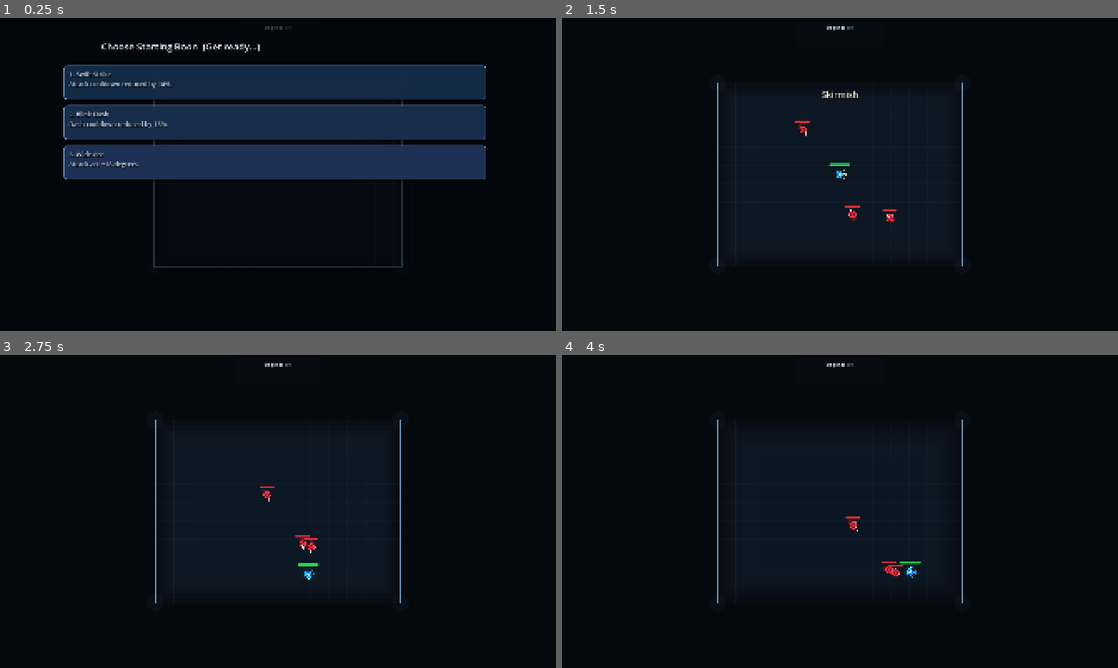
Above: before the commit, frames 1-4 (two rows, left to right).
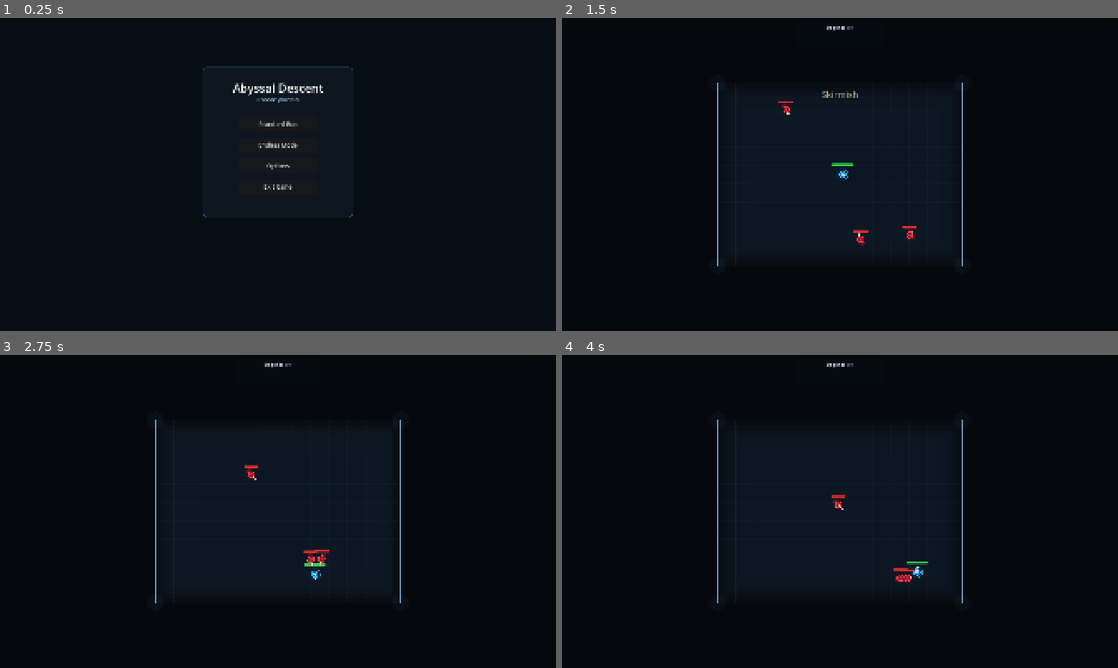
Above: after the commit, the same moments.

Repository: Excellund/AbyssalDescent
Game: Godot game, scene res://scenes/Menu.tscn
Same seed, same stepped clock (60 frames per second), same inputs: the game is played once before the commit and once after it. Before the commit the project starts from res://scenes/Main.tscn. Sound files missing from this copy of the repository are replaced by a short silence.
Inputs (mouse positions are in pixels of both pictures, inside the frame that each line leads up to):
- Up to frame 1 (0.25 s): no input
- Up to frame 2 (1.5 s): click (840, 124) at 0.5 s, where only the run after the commit has a clickable "Standard Run"; tap A (move_left) at 1.25 s; move the mouse to (962, 158) at 1.27 s; hold D (move_right) from 1.28 s (still down); click (962, 158) at 1.35 s
- Up to frame 3 (2.75 s): move the mouse to (166, 527) at 2.02 s; release D (move_right) at 2.03 s; hold S (move_down) from 2.03 s (still down); tap Space (dash) at 2.1 s
- Up to frame 4 (4 s): move the mouse to (895, 442) at 2.77 s; release S (move_down) at 2.78 s; hold D (move_right) 2.78-3.53 s; tap E (interact) at 2.85 s; move the mouse to (812, 574) at 3.52 s; hold W (move_up) from 3.53 s (still down); click (812, 574) at 3.6 s

The runs differ from the first frame. In frame 1, 26% of the frame differs, in the area x 11-88%, y 2-80%; in frame 2, 0.5%; in frame 3, 0.4%; in frame 4, 0.4%.

Commit message:
Add main menu, run context & endless scaling

Diff:
--- a/project.godot
+++ b/project.godot
@@ -11,9 +11,13 @@
 [application]
 
 config/name="Godot2026"
-run/main_scene="uid://duxot7tpxkfg6"
+run/main_scene="res://scenes/Menu.tscn"
 config/features=PackedStringArray("4.6", "GL Compatibility")
 config/icon="res://icon.svg"
+
+[autoload]
+
+RunContext="*res://scripts/run_context.gd"
 
 [display]
 
@@ -59,6 +63,11 @@
 "events": [Object(InputEventKey,"resource_local_to_scene":false,"resource_name":"","device":-1,"window_id":0,"alt_press …(192 unchanged characters)…
 ]
 }
+ui_cancel={
+"deadzone": 0.2,
+"events": [Object(InputEventKey,"resource_local_to_scene":false,"resource_name":"","device":-1,"window_id":0,"alt_pressed":false,"shift_pressed":false,"ctrl_pressed":false,"meta_pressed":false,"pressed":false,"keycode":4194305,"physical_keycode":4194305,"key_label":4194305,"unicode":0,"location":0,"echo":false,"script":null)
+]
+}
 
 [physics]
 
--- /dev/null
+++ b/scenes/Menu.tscn
@@ -0,0 +1,12 @@
+[gd_scene format=3]
+
+[ext_resource type="Script" path="res://scripts/menu_controller.gd" id="1_oqx0u"]
+
+[node name="Menu" type="Control"]
+layout_mode = 3
+anchors_preset = 15
+anchor_right = 1.0
+anchor_bottom = 1.0
+grow_horizontal = 2
+grow_vertical = 2
+script = ExtResource("1_oqx0u")
--- a/scripts/enemy_spawner.gd
+++ b/scripts/enemy_spawner.gd
@@ -77,6 +77,12 @@
 	if current_room_enemy_mutator.is_empty():
 		return
 	var is_affected: bool = false
+	var enemy_health_mult := float(current_room_enemy_mutator.get("enemy_health_mult", 1.0))
+	if not is_equal_approx(enemy_health_mult, 1.0):
+		if enemy.get("max_health") != null:
+			var base_max_health := int(enemy.get("max_health"))
+			enemy.set("max_health", maxi(1, int(round(float(base_max_health) * enemy_health_mult))))
+		is_affected = true
 
 	if enemy_script == scripts.get("chaser"):
 		var chaser_damage_mult := float(current_room_enemy_mutator.get("chaser_damage_mult", 1.0))
--- /dev/null
+++ b/scripts/menu_controller.gd
@@ -0,0 +1,243 @@
+extends Control
+
+const GAMEPLAY_SCENE_PATH := "res://scenes/Main.tscn"
+const RUN_CONTEXT_PATH := "/root/RunContext"
+const MENU_MUSIC := preload("res://music/msx1.mp3")
+
+var root_panel: Panel
+var options_panel: Panel
+var master_slider: HSlider
+var music_slider: HSlider
+var master_value_label: Label
+var music_value_label: Label
+var menu_music_player: AudioStreamPlayer
+
+func _ready() -> void:
+	set_anchors_preset(Control.PRESET_FULL_RECT)
+	mouse_filter = Control.MOUSE_FILTER_IGNORE
+	Input.set_mouse_mode(Input.MOUSE_MODE_VISIBLE)
+	_build_ui()
+	_sync_options_from_context()
+	_start_menu_music()
+
+func _exit_tree() -> void:
+	if menu_music_player != null and menu_music_player.playing:
+		menu_music_player.stop()
+
+func _unhandled_input(event: InputEvent) -> void:
+	if event.is_action_pressed("ui_cancel") and options_panel != null and options_panel.visible:
+		options_panel.visible = false
+		get_viewport().set_input_as_handled()
+
+func _build_ui() -> void:
+	var backdrop := ColorRect.new()
+	backdrop.set_anchors_preset(Control.PRESET_FULL_RECT)
+	backdrop.color = Color(0.03, 0.05, 0.08, 1.0)
+	add_child(backdrop)
+
+	root_panel = Panel.new()
+	root_panel.custom_minimum_size = Vector2(520.0, 520.0)
+	root_panel.position = Vector2(700.0, 170.0)
+	var panel_style := StyleBoxFlat.new()
+	panel_style.bg_color = Color(0.06, 0.09, 0.13, 0.92)
+	panel_style.border_color = Color(0.34, 0.56, 0.84, 0.76)
+	panel_style.set_border_width_all(2)
+	panel_style.set_corner_radius_all(14)
+	root_panel.add_theme_stylebox_override("panel", panel_style)
+	add_child(root_panel)
+
+	var title := Label.new()
+	title.text = "Abyssal Descent"
+	title.position = Vector2(0.0, 44.0)
+	title.custom_minimum_size = Vector2(520.0, 46.0)
+	title.horizontal_alignment = HORIZONTAL_ALIGNMENT_CENTER
+	title.add_theme_font_size_override("font_size", 40)
+	title.add_theme_color_override("font_color", Color(0.95, 0.98, 1.0, 0.98))
+	title.add_theme_color_override("font_shadow_color", Color(0.0, 0.0, 0.0, 0.8))
+	title.add_theme_constant_override("shadow_offset_x", 2)
+	title.add_theme_constant_override("shadow_offset_y", 2)
+	root_panel.add_child(title)
+
+	var subtitle := Label.new()
+	subtitle.text = "Choose your run"
+	subtitle.position = Vector2(0.0, 98.0)
+	subtitle.custom_minimum_size = Vector2(520.0, 24.0)
+	subtitle.horizontal_alignment = HORIZONTAL_ALIGNMENT_CENTER
+	subtitle.add_theme_font_size_override("font_size", 18)
+	subtitle.add_theme_color_override("font_color", Color(0.7, 0.84, 1.0, 0.9))
+	root_panel.add_child(subtitle)
+
+	var standard_button := _make_menu_button("Standard Run", Vector2(120.0, 170.0))
+	standard_button.pressed.connect(_on_standard_pressed)
+	root_panel.add_child(standard_button)
+
+	var endless_button := _make_menu_button("Endless Mode", Vector2(120.0, 242.0))
+	endless_button.pressed.connect(_on_endless_pressed)
+	root_panel.add_child(endless_button)
+
+	var options_button := _make_menu_button("Options", Vector2(120.0, 314.0))
+	options_button.pressed.connect(_on_options_pressed)
+	root_panel.add_child(options_button)
+
+	var exit_button := _make_menu_button("Exit Game", Vector2(120.0, 386.0))
+	exit_button.pressed.connect(_on_exit_pressed)
+	root_panel.add_child(exit_button)
+
+	options_panel = _build_options_panel()
+	options_panel.visible = false
+	add_child(options_panel)
+
+func _make_menu_button(text: String, pos: Vector2) -> Button:
+	var button := Button.new()
+	button.text = text
+	button.position = pos
+	button.custom_minimum_size = Vector2(280.0, 52.0)
+	button.add_theme_font_size_override("font_size", 20)
+	return button
+
+func _build_options_panel() -> Panel:
+	var panel := Panel.new()
+	panel.custom_minimum_size = Vector2(620.0, 300.0)
+	panel.position = Vector2(650.0, 380.0)
+	var style := StyleBoxFlat.new()
+	style.bg_color = Color(0.04, 0.06, 0.1, 0.95)
+	style.border_color = Color(0.44, 0.7, 0.96, 0.74)
+	style.set_border_width_all(2)
+	style.set_corner_radius_all(12)
+	panel.add_theme_stylebox_override("panel", style)
+
+	var title := Label.new()
+	title.text = "Options"
+	title.position = Vector2(0.0, 16.0)
+	title.custom_minimum_size = Vector2(620.0, 32.0)
+	title.horizontal_alignment = HORIZONTAL_ALIGNMENT_CENTER
+	title.add_theme_font_size_override("font_size", 30)
+	title.add_theme_color_override("font_color", Color(0.95, 0.98, 1.0, 0.98))
+	panel.add_child(title)
+
+	var master_label := Label.new()
+	master_label.text = "Master Volume"
+	master_label.position = Vector2(42.0, 84.0)
+	master_label.custom_minimum_size = Vector2(260.0, 24.0)
+	master_label.add_theme_font_size_override("font_size", 18)
+	panel.add_child(master_label)
+
+	master_slider = HSlider.new()
+	master_slider.position = Vector2(42.0, 112.0)
+	master_slider.custom_minimum_size = Vector2(450.0, 24.0)
+	master_slider.min_value = -40.0
+	master_slider.max_value = 6.0
+	master_slider.step = 1.0
+	master_slider.value_changed.connect(_on_master_volume_changed)
+	panel.add_child(master_slider)
+
+	master_value_label = Label.new()
+	master_value_label.position = Vector2(510.0, 108.0)
+	master_value_label.custom_minimum_size = Vector2(90.0, 24.0)
+	master_value_label.horizontal_alignment = HORIZONTAL_ALIGNMENT_RIGHT
+	panel.add_child(master_value_label)
+
+	var music_label := Label.new()
+	music_label.text = "Music Volume"
+	music_label.position = Vector2(42.0, 164.0)
+	music_label.custom_minimum_size = Vector2(260.0, 24.0)
+	music_label.add_theme_font_size_override("font_size", 18)
+	panel.add_child(music_label)
+
+	music_slider = HSlider.new()
+	music_slider.position = Vector2(42.0, 192.0)
+	music_slider.custom_minimum_size = Vector2(450.0, 24.0)
+	music_slider.min_value = -60.0
+	music_slider.max_value = -6.0
+	music_slider.step = 1.0
+	music_slider.value_changed.connect(_on_music_volume_changed)
+	panel.add_child(music_slider)
+
+	music_value_label = Label.new()
+	music_value_label.position = Vector2(510.0, 188.0)
+	music_value_label.custom_minimum_size = Vector2(90.0, 24.0)
+	music_value_label.horizontal_alignment = HORIZONTAL_ALIGNMENT_RIGHT
+	panel.add_child(music_value_label)
+
+	var back_button := Button.new()
+	back_button.text = "Back"
+	back_button.position = Vector2(230.0, 242.0)
+	back_button.custom_minimum_size = Vector2(160.0, 42.0)
+	back_button.add_theme_font_size_override("font_size", 18)
+	back_button.pressed.connect(func() -> void:
+		options_panel.visible = false
+	)
+	panel.add_child(back_button)
+
+	return panel
+
+func _on_standard_pressed() -> void:
+	_set_run_mode("standard")
+	get_tree().change_scene_to_file(GAMEPLAY_SCENE_PATH)
+
+func _on_endless_pressed() -> void:
+	_set_run_mode("endless")
+	get_tree().change_scene_to_file(GAMEPLAY_SCENE_PATH)
+
+func _on_options_pressed() -> void:
+	if options_panel != null:
+		options_panel.visible = true
+
+func _on_exit_pressed() -> void:
+	get_tree().quit()
+
+func _on_master_volume_changed(value: float) -> void:
+	_apply_options(value, music_slider.value)
+
+func _on_music_volume_changed(value: float) -> void:
+	_apply_options(master_slider.value, value)
+
+func _sync_options_from_context() -> void:
+	var run_context := get_node_or_null(RUN_CONTEXT_PATH)
+	if run_context == null:
+		master_slider.value = 0.0
+		music_slider.value = -46.0
+		_update_option_labels()
+		return
+	master_slider.value = float(run_context.get("master_volume_db"))
+	music_slider.value = float(run_context.get("music_volume_db"))
+	_update_option_labels()
+
+func _apply_options(master_db: float, music_db: float) -> void:
+	var run_context := get_node_or_null(RUN_CONTEXT_PATH)
+	if run_context != null and run_context.has_method("set_audio_settings"):
+		run_context.call("set_audio_settings", master_db, music_db, true)
+	_apply_menu_music_volume(music_db)
+	_update_option_labels()
+
+func _update_option_labels() -> void:
+	if master_value_label != null:
+		master_value_label.text = "%+d dB" % int(round(master_slider.value))
+	if music_value_label != null:
+		music_value_label.text = "%+d dB" % int(round(music_slider.value))
+
+func _start_menu_music() -> void:
+	if MENU_MUSIC == null:
+		return
+	menu_music_player = AudioStreamPlayer.new()
+	menu_music_player.stream = MENU_MUSIC
+	menu_music_player.bus = "Master"
+	menu_music_player.finished.connect(_on_menu_music_finished)
+	add_child(menu_music_player)
+	_apply_menu_music_volume(music_slider.value)
+	menu_music_player.play()
+
+func _on_menu_music_finished() -> void:
+	if menu_music_player == null:
+		return
+	menu_music_player.play(0.0)
+
+func _apply_menu_music_volume(music_db: float) -> void:
+	if menu_music_player == null:
+		return
+	menu_music_player.volume_db = clampf(music_db, -60.0, -6.0)
+
+func _set_run_mode(mode: String) -> void:
+	var run_context := get_node_or_null(RUN_CONTEXT_PATH)
+	if run_context != null and run_context.has_method("set_run_mode"):
+		run_context.call("set_run_mode", mode)
--- /dev/null
+++ b/scripts/run_context.gd
@@ -0,0 +1,39 @@
+extends Node
+
+const MODE_STANDARD := "standard"
+const MODE_ENDLESS := "endless"
+const SETTINGS_STORE := preload("res://scripts/settings_store.gd")
+
+var run_mode: String = MODE_STANDARD
+var master_volume_db: float = 0.0
+var music_volume_db: float = -46.0
+
+func _ready() -> void:
+	load_audio_settings()
+	_apply_master_volume()
+
+func set_run_mode(mode: String) -> void:
+	if mode == MODE_ENDLESS:
+		run_mode = MODE_ENDLESS
+		return
+	run_mode = MODE_STANDARD
+
+func is_endless_mode() -> bool:
+	return run_mode == MODE_ENDLESS
+
+func load_audio_settings() -> void:
+	var loaded: Dictionary = SETTINGS_STORE.load_settings()
+	master_volume_db = float(loaded.get("master_volume_db", master_volume_db))
+	music_volume_db = float(loaded.get("music_volume_db", music_volume_db))
+
+func set_audio_settings(master_db: float, music_db: float, persist: bool = true) -> void:
+	master_volume_db = clampf(master_db, -40.0, 6.0)
+	music_volume_db = clampf(music_db, -60.0, -6.0)
+	_apply_master_volume()
+	if persist:
+		SETTINGS_STORE.save_settings(master_volume_db, music_volume_db)
+
+func _apply_master_volume() -> void:
+	var master_bus := AudioServer.get_bus_index("Master")
+	if master_bus >= 0:
+		AudioServer.set_bus_volume_db(master_bus, master_volume_db)
--- /dev/null
+++ b/scripts/settings_store.gd
@@ -0,0 +1,27 @@
+extends RefCounted
+
+const SETTINGS_PATH := "user://settings.cfg"
+const AUDIO_SECTION := "audio"
+const MASTER_KEY := "master_volume_db"
+const MUSIC_KEY := "music_volume_db"
+const DEFAULT_MASTER_VOLUME_DB := 0.0
+const DEFAULT_MUSIC_VOLUME_DB := -46.0
+
+static func load_settings() -> Dictionary:
+	var config := ConfigFile.new()
+	var err := config.load(SETTINGS_PATH)
+	if err != OK:
+		return {
+			"master_volume_db": DEFAULT_MASTER_VOLUME_DB,
+			"music_volume_db": DEFAULT_MUSIC_VOLUME_DB
+		}
+	return {
+		"master_volume_db": float(config.get_value(AUDIO_SECTION, MASTER_KEY, DEFAULT_MASTER_VOLUME_DB)),
+		"music_volume_db": float(config.get_value(AUDIO_SECTION, MUSIC_KEY, DEFAULT_MUSIC_VOLUME_DB))
+	}
+
+static func save_settings(master_volume_db: float, music_volume_db: float) -> void:
+	var config := ConfigFile.new()
+	config.set_value(AUDIO_SECTION, MASTER_KEY, master_volume_db)
+	config.set_value(AUDIO_SECTION, MUSIC_KEY, music_volume_db)
+	config.save(SETTINGS_PATH)
--- a/scripts/world_generator.gd
+++ b/scripts/world_generator.gd
@@ -11,6 +11,7 @@
 const ENCOUNTER_PROFILE_BUILDER_SCRIPT := preload("res://scripts/encounter_profile_builder.gd")
 const ENCOUNTER_FLOW_SYSTEM_SCRIPT := preload("res://scripts/encounter_flow_system.gd")
 const REWARD_SELECTION_UI_SCRIPT := preload("res://scripts/reward_selection_ui.gd")
+const RUN_CONTEXT_PATH := "/root/RunContext"
 const MUTATOR_ICON_BLOOD_RUSH: Texture2D = preload("res://assets/ui/mutators/blood_rush.svg")
 const MUTATOR_ICON_FLASHPOINT: Texture2D = preload("res://assets/ui/mutators/flashpoint.svg")
 const MUTATOR_ICON_SIEGEBREAK: Texture2D = preload("res://assets/ui/mutators/siegebreak.svg")
@@ -72,6 +73,7 @@
 var active_room_enemy_count: int = 0
 var boss_unlocked: bool = false
 var in_boss_room: bool = false
+var endless_boss_defeated: bool = false
 var choosing_next_room: bool = false
 var run_cleared: bool = false
 
@@ -106,6 +108,8 @@
 	player = get_node_or_null(player_path) as Node2D
 	if is_instance_valid(player):
 		player_camera = player.get_node_or_null("Camera2D") as Camera2D
+	_sync_audio_settings_from_context()
+	endless_boss_defeated = false
 
 	current_room_size = room_base_size
 	current_room_label = "Starting Chamber"
@@ -232,6 +236,7 @@
 	pending_room_reward = "none"
 	run_cleared = false
 	in_boss_room = false
+	endless_boss_defeated = false
 	active_room_enemy_count = 0
 	_clear_all_enemies()
 
@@ -342,12 +347,25 @@
 		return
 	var outcome: Dictionary = encounter_flow_system.call("resolve_room_cleared", in_boss_room, pending_room_reward, rooms_cleared, room_depth, encounter_count)
 	run_cleared = bool(outcome.get("run_cleared", false))
+	if run_cleared and _is_endless_mode() and in_boss_room:
+		run_cleared = false
+		in_boss_room = false
+		endless_boss_defeated = true
+		rooms_cleared += 1
+		room_depth += 1
+		boss_unlocked = false
+		pending_room_reward = "none"
+		_show_room_banner("Boss Defeated", "Endless continues")
+		_spawn_door_options()
+		return
 	if run_cleared:
 		choosing_next_room = false
 		return
 	rooms_cleared = int(outcome.get("rooms_cleared", rooms_cleared))
 	room_depth = int(outcome.get("room_depth", room_depth))
 	boss_unlocked = bool(outcome.get("boss_unlocked", boss_unlocked))
+	if _is_endless_mode() and endless_boss_defeated:
+		boss_unlocked = false
 	pending_room_reward = String(outcome.get("pending_room_reward", "none"))
 	var reward_mode := String(outcome.get("open_reward_mode", ""))
 	if reward_mode == "boon":
@@ -359,6 +377,28 @@
 	if bool(outcome.get("spawn_doors", false)):
 		_spawn_door_options()
 
+func _get_run_context() -> Node:
+	return get_node_or_null(RUN_CONTEXT_PATH)
+
+func _is_endless_mode() -> bool:
+	var run_context := _get_run_context()
+	if run_context == null:
+		return false
+	if run_context.has_method("is_endless_mode"):
+		return bool(run_context.call("is_endless_mode"))
+	var mode_value: Variant = run_context.get("run_mode")
+	if mode_value == null:
+		return false
+	return String(mode_value) == "endless"
+
+func _sync_audio_settings_from_context() -> void:
+	var run_context := _get_run_context()
+	if run_context == null:
+		return
+	var music_volume_value: Variant = run_context.get("music_volume_db")
+	if music_volume_value != null:
+		music_volume_db = float(music_volume_value)
+
 func _spawn_door_options() -> void:
 	if not is_instance_valid(encounter_flow_system):
 		return
@@ -401,9 +441,62 @@
 		_enter_rest_site()
 		return
 	var profile: Dictionary = choice.get("profile", {})
+	profile = _apply_endless_scaling_to_profile(profile)
 	pending_room_reward = String(choice.get("reward", "none"))
 	current_room_enemy_mutator = profile.get("enemy_mutator", {})
 	_begin_room(profile)
+
+func _apply_endless_scaling_to_profile(profile: Dictionary) -> Dictionary:
+	if profile.is_empty():
+		return profile
+	if not _is_endless_mode() or not endless_boss_defeated:
+		return profile
+
+	var endless_depth := maxi(0, room_depth - encounter_count)
+	if endless_depth <= 0:
+		return profile
+
+	# Aggressive endless scaling: tier rises every depth after first boss clear.
+	var tier := endless_depth
+	var scaled := profile.duplicate(true)
+	scaled["chaser_count"] = int(scaled.get("chaser_count", 0)) + tier
+	scaled["charger_count"] = int(scaled.get("charger_count", 0)) + int(floor(float(tier) * 0.75))
+	scaled["archer_count"] = int(scaled.get("archer_count", 0)) + int(floor(float(tier) * 0.65))
+	scaled["shielder_count"] = int(scaled.get("shielder_count", 0)) + int(floor(float(tier) * 0.5))
+
+	var base_room_size := scaled.get("room_size", room_base_size) as Vector2
+	var room_growth := Vector2(34.0, 22.0) * float(mini(tier, 12))
+	var scaled_room_size := Vector2(
+		clampf(base_room_size.x + room_growth.x, room_base_size.x, 1800.0),
+		clampf(base_room_size.y + room_growth.y, room_base_size.y, 1300.0)
+	)
+	scaled["room_size"] = scaled_room_size
+	scaled["static_camera"] = scaled_room_size.x <= static_camera_room_threshold
+
+	# Merge endless stat pressure into the existing mutator channel.
+	var endless_health_mult := clampf(1.0 + float(tier) * 0.28, 1.0, 4.2)
+	var endless_damage_mult := clampf(1.0 + float(tier) * 0.14, 1.0, 2.8)
+	var endless_speed_mult := clampf(1.0 + float(tier) * 0.07, 1.0, 2.0)
+	var endless_windup_mult := clampf(1.0 - float(tier) * 0.03, 0.55, 1.0)
+	var merged_mutator := (scaled.get("enemy_mutator", {}) as Dictionary).duplicate(true)
+	merged_mutator["enemy_health_mult"] = float(merged_mutator.get("enemy_health_mult", 1.0)) * endless_health_mult
+	merged_mutator["chaser_damage_mult"] = float(merged_mutator.get("chaser_damage_mult", 1.0)) * endless_damage_mult
+	merged_mutator["charger_damage_mult"] = float(merged_mutator.get("charger_damage_mult", 1.0)) * endless_damage_mult
+	merged_mutator["archer_projectile_damage_mult"] = float(merged_mutator.get("archer_projectile_damage_mult", 1.0)) * endless_damage_mult
+	merged_mutator["shielder_slam_damage_mult"] = float(merged_mutator.get("shielder_slam_damage_mult", 1.0)) * endless_damage_mult
+	merged_mutator["chaser_speed_mult"] = float(merged_mutator.get("chaser_speed_mult", 1.0)) * endless_speed_mult
+	merged_mutator["charger_speed_mult"] = float(merged_mutator.get("charger_speed_mult", 1.0)) * endless_speed_mult
+	merged_mutator["shielder_speed_mult"] = float(merged_mutator.get("shielder_speed_mult", 1.0)) * endless_speed_mult
+	merged_mutator["charger_windup_mult"] = float(merged_mutator.get("charger_windup_mult", 1.0)) * endless_windup_mult
+	merged_mutator["archer_windup_mult"] = float(merged_mutator.get("archer_windup_mult", 1.0)) * endless_windup_mult
+	merged_mutator["shielder_slam_windup_mult"] = float(merged_mutator.get("shielder_slam_windup_mult", 1.0)) * endless_windup_mult
+	scaled["enemy_mutator"] = merged_mutator
+
+	var base_label := String(scaled.get("label", "Encounter"))
+	if base_label.find("Tier ") == -1:
+		scaled["label"] = "%s  Tier %d" % [base_label, tier]
+
+	return scaled
 
 func _begin_room(profile: Dictionary) -> void:
 	if profile.is_empty():
Not shown, added: music/msx1.mp3.import
Not shown, added: scripts/menu_controller.gd.uid
Not shown, added: scripts/run_context.gd.uid
Not shown, added: scripts/settings_store.gd.uid
Not shown, added: music/msx1.mp3
